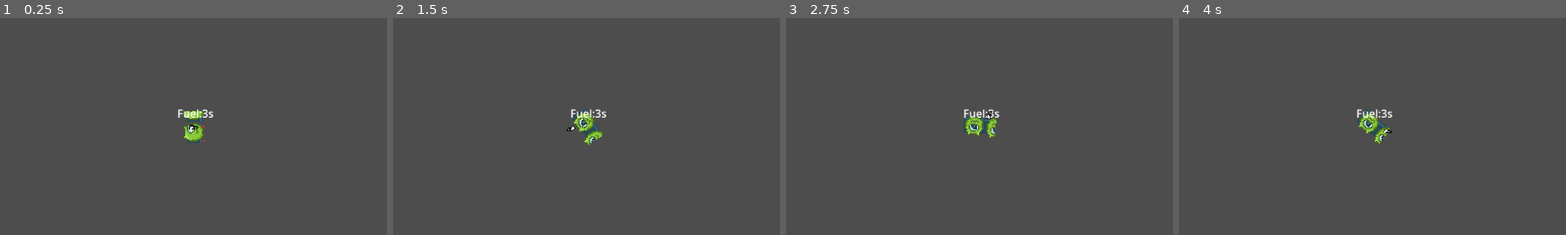
Above: before the commit, frames 1-4 (left to right).
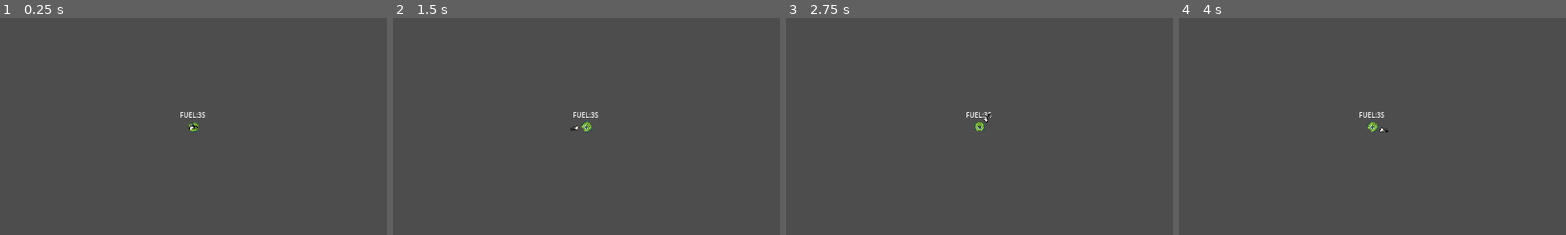
Above: after the commit, the same moments.

Repository: TomekPetrykowski/alakajam-21-game
Game: Godot game, scene res://scenes/player.tscn
Two runs of this game, one before a commit and one after it. Both use one fixed random seed, a clock stepped at 60 frames per second and the inputs below.
Inputs (mouse positions are % of the whole screen's width and height, from its top left):
- Up to frame 1 (0.25 s): no input
- Up to frame 2 (1.5 s): tap Enter (ui_accept) at 0.5, 0.77 s; move the mouse to (72, 45) at 0.52 s; hold D (right) from 0.53 s (still down); move the mouse to (30, 55) at 1.27 s
- Up to frame 3 (2.75 s): tap Enter (ui_accept) at 1.52 s; move the mouse to (60, 28) at 2.02 s; release D (right) at 2.03 s; hold A (left) from 2.03 s (still down)
- Up to frame 4 (4 s): move the mouse to (45, 70) at 2.77 s; release A (left) at 2.78 s; hold D (right) from 2.78 s (still down); tap Enter (ui_accept) at 3.02, 3.5, 3.77 s; move the mouse to (80, 65) at 3.52 s
The pictures show only the part of the screen within x 25-75%, y 25-75%; the shares and areas given below are measured in that part.

The runs differ from the first frame. In frame 1, 0.7% of the frame differs, in the area x 45-56%, y 41-58%; in frame 2, 0.8%; in frame 3, 0.8%, in the area x 45-56%, y 41-56%; in frame 4, 0.8%.

Commit message:
Fix bugs with animation and scale

Diff:
--- a/gravity_game/scenes/player.tscn
+++ b/gravity_game/scenes/player.tscn
@@ -5,7 +5,7 @@
 [ext_resource type="Texture2D" uid="uid://touyha7gxvkc" path="res://assets/sprites/Lazer_gun.png" id="3_xo8nb"]
 
 [sub_resource type="CircleShape2D" id="CircleShape2D_6hnej"]
-radius = 14.0
+radius = 7.0
 
 [sub_resource type="Animation" id="Animation_kk4k3"]
 length = 0.001
@@ -107,10 +107,9 @@
 
 [node name="Sprite2D" type="Sprite2D" parent="."]
 position = Vector2(4.76837e-07, 0)
-scale = Vector2(2, 2)
 texture = ExtResource("2_xqawr")
 hframes = 4
-vframes = 2
+vframes = 3
 frame = 7
 
 [node name="CollisionShape2D" type="CollisionShape2D" parent="."]
@@ -120,11 +119,14 @@
 [node name="Camera2D" type="Camera2D" parent="."]
 
 [node name="Fuel" type="Label" parent="."]
-offset_left = -24.0
-offset_top = -32.0
-offset_right = 30.0
-offset_bottom = -9.0
+offset_left = -20.0
+offset_top = -25.0
+offset_right = 18.0
+offset_bottom = -11.0
+theme_override_font_sizes/font_size = 10
 text = "Fuel:3s"
+horizontal_alignment = 1
+uppercase = true
 
 [node name="Weapon" type="Sprite2D" parent="."]
 texture = ExtResource("3_xo8nb")
--- a/gravity_game/scripts/player.gd
+++ b/gravity_game/scripts/player.gd
@@ -110,7 +110,7 @@
 		#$Sprite2D.flip_v = true
 		#$Weapon.flip_v = true
 	$Weapon.rotation=get_angle_to(get_global_mouse_position())
-	$Weapon.position = (get_local_mouse_position().normalized())*6*4
+	$Weapon.position = (get_local_mouse_position().normalized())*6*3
 	#print(velocity,planet_movement,jetpack_movement)
 
 
